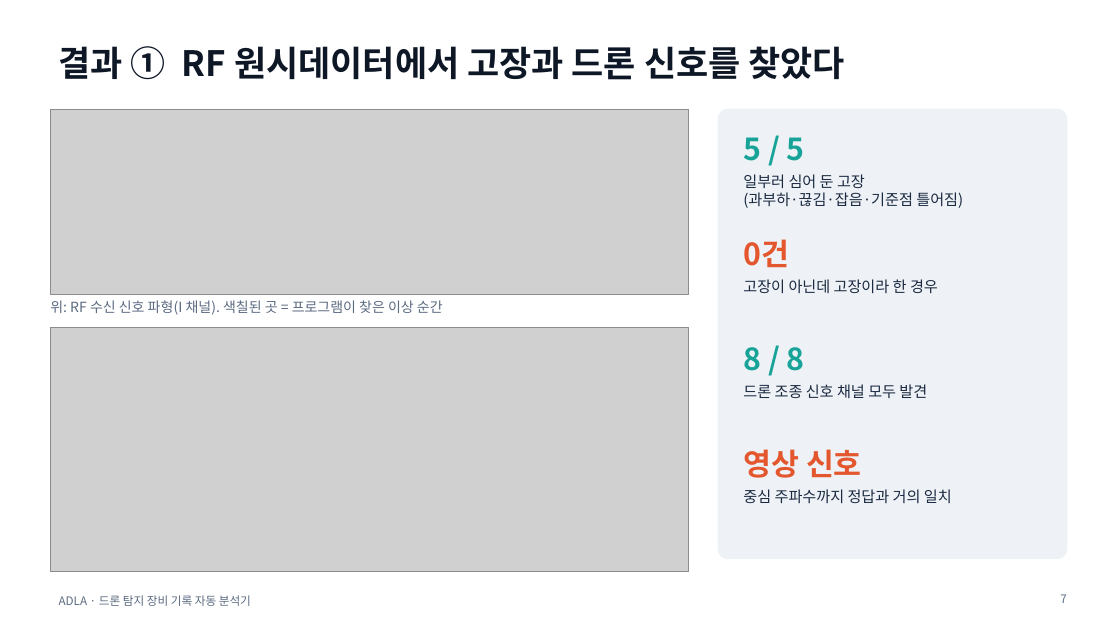
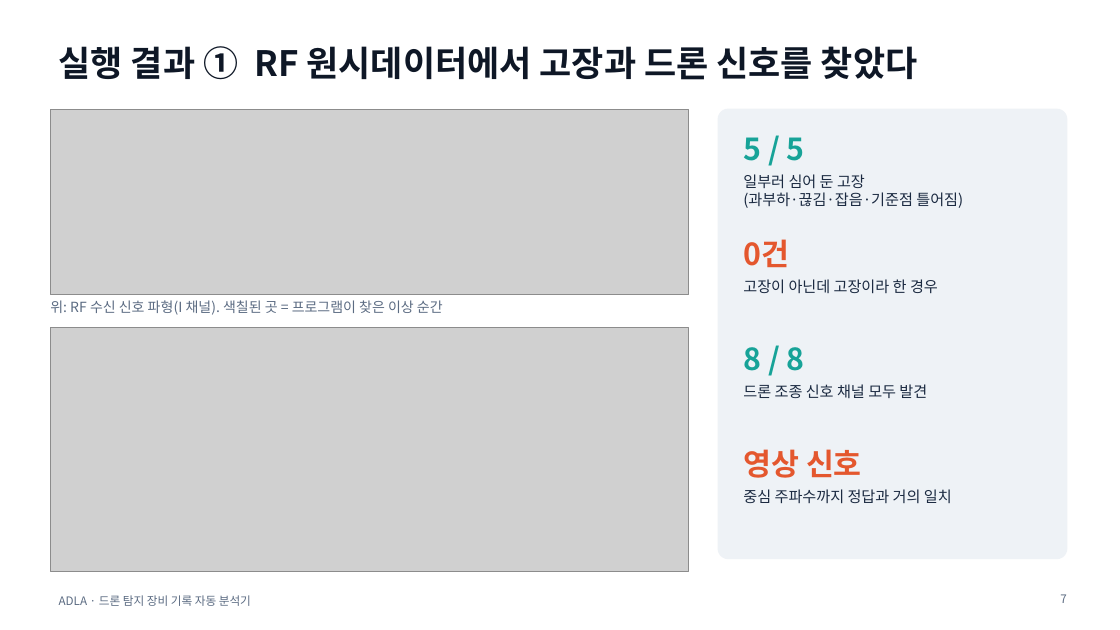
Before and after one commit to taeseokyoon/antidrone-log-analyzer, a slide deck: slide 7 of docs/ADLA_presentation.pptx. Drawn at 1120x630 pixels with LibreOffice and Linux fonts; fonts in the diff are those of the drawing; grey boxes stand for pictures. Boxes give left, top, right and bottom in pixels: in the first picture for what was removed or moved away, otherwise in the second. Text is boxed around its words. In the diff, an @@ line names an element or a change of style, - is before the commit and + after.

```diff
--- a/docs/ADLA_presentation.pptx
+++ b/docs/ADLA_presentation.pptx
@@ title at (59,46,918,80): text changed @@
-결과 ① RF 원시데이터에서 고장과 드론 신호를 찾았다
+실행 결과 ① RF 원시데이터에서 고장과 드론 신호를 찾았다
```
Also in this commit, not shown: 4 other slides changed, 1 other file.
